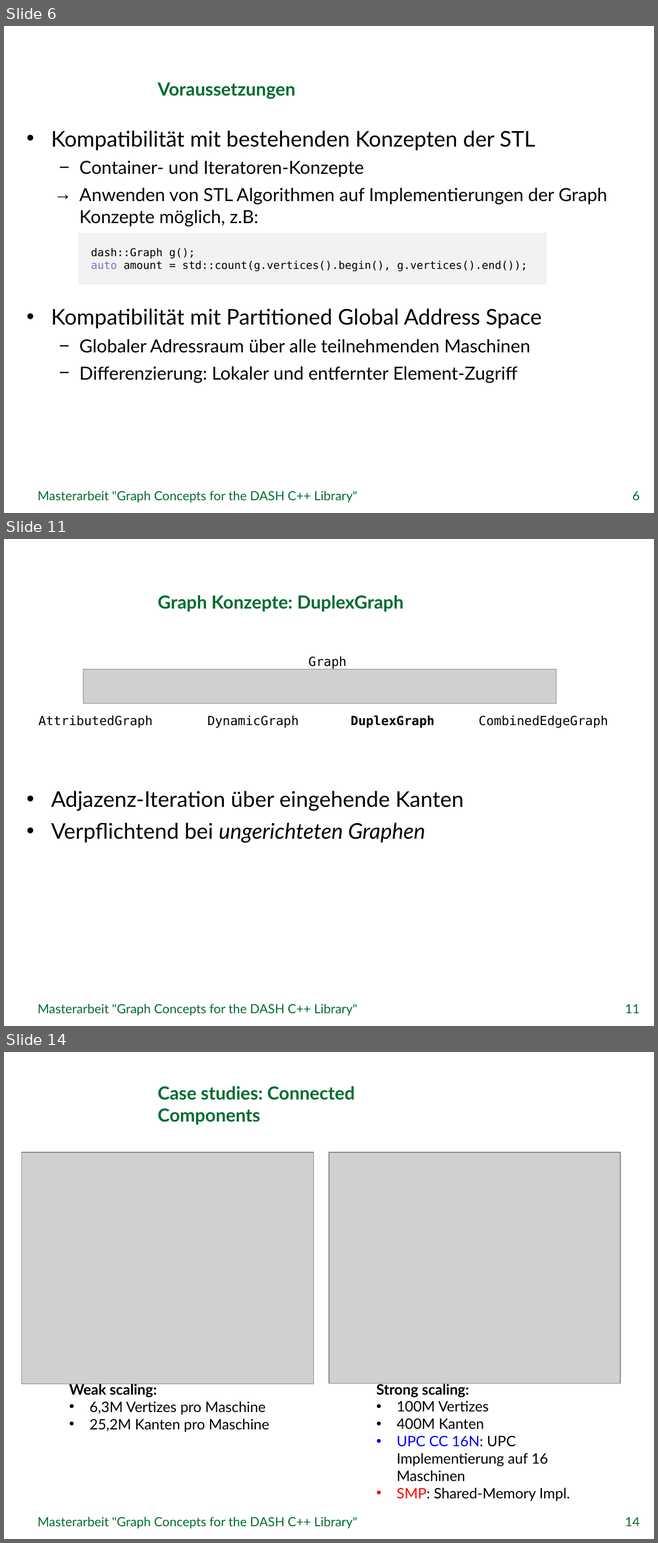
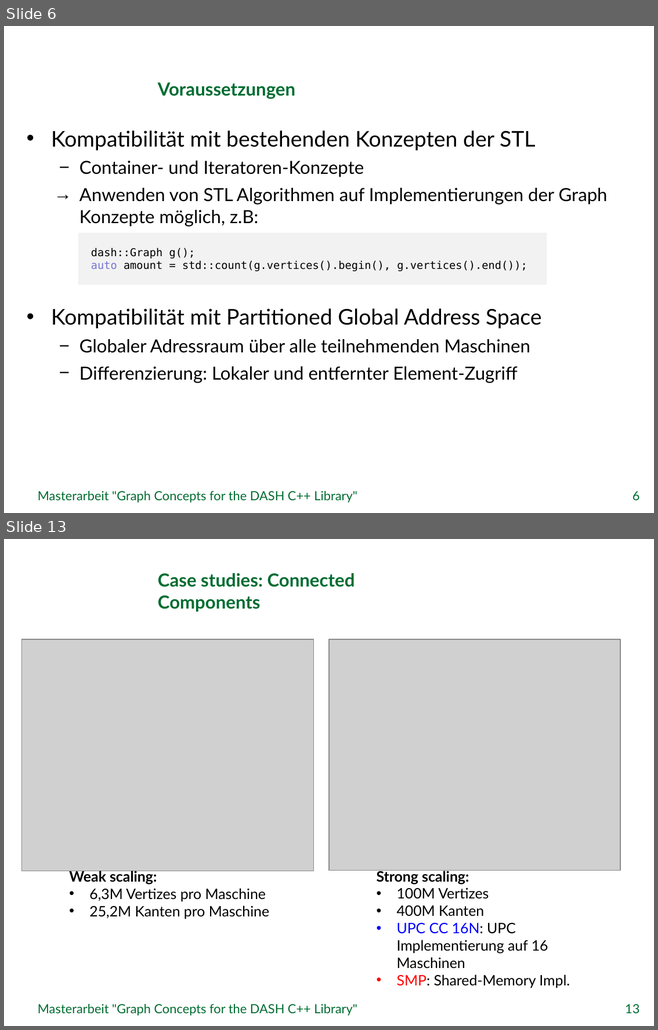
Before and after one commit to stiefn/dyn-data-structures-thesis, a slide deck: Folien/Abschlusssvortrag_Stefan_Effenberger.pptx. Shown one above the other, each under a label of ours: slides 6, 11 and 14 before the commit, slides 6 and 13 after it; the slides between them are not shown. The pictures are 658x1543 and 658x1030 pixels, drawn with LibreOffice and Linux fonts; fonts in the diff are those of the drawing; grey boxes stand for pictures; background and template pictures are left out. Boxes give left, top, right and bottom in pixels: in the first picture for what was removed or moved away, otherwise in the second. Text is boxed around its words. In the diff, an @@ line names an element or a change of style, - is before the commit and + after.

```diff
--- a/Folien/Abschlusssvortrag_Stefan_Effenberger.pptx
+++ b/Folien/Abschlusssvortrag_Stefan_Effenberger.pptx
@@ slide 11 removed at (x1=4, y1=539, x2=654, y2=1026), background picture (left out) @@
@@ title removed at (x1=158, y1=595, x2=404, y2=611) @@
-Graph Konzepte: DuplexGraph
@@ text removed at (x1=308, y1=656, x2=347, y2=669) @@
-Graph
@@ picture removed at (x1=83, y1=669, x2=556, y2=703) @@
@@ text removed at (x1=38, y1=715, x2=152, y2=728) @@
-AttributedGraph
@@ text removed at (x1=208, y1=715, x2=299, y2=728) @@
-DynamicGraph
@@ text removed at (x1=350, y1=715, x2=434, y2=728) @@
-DuplexGraph
@@ text removed at (x1=478, y1=715, x2=608, y2=728) @@
-CombinedEdgeGraph
@@ text removed at (x1=51, y1=791, x2=464, y2=843) @@
-• Adjazenz-Iteration über eingehende Kanten
-• Verpflichtend bei ungerichteten Graphen
@@ text removed at (x1=38, y1=1004, x2=357, y2=1016) @@
-Masterarbeit "Graph Concepts for the DASH C++ Library"
@@ page number removed at (x1=625, y1=1004, x2=639, y2=1013) @@
-11
@@ what was slide 14 is now slide 13 @@
@@ page number at (x1=625, y1=1004, x2=639, y2=1013): text changed @@
-14
+13
```
Also in this commit, not shown: 9 slides changed, 2 slides added, 1 other slide removed, 1 other file.
